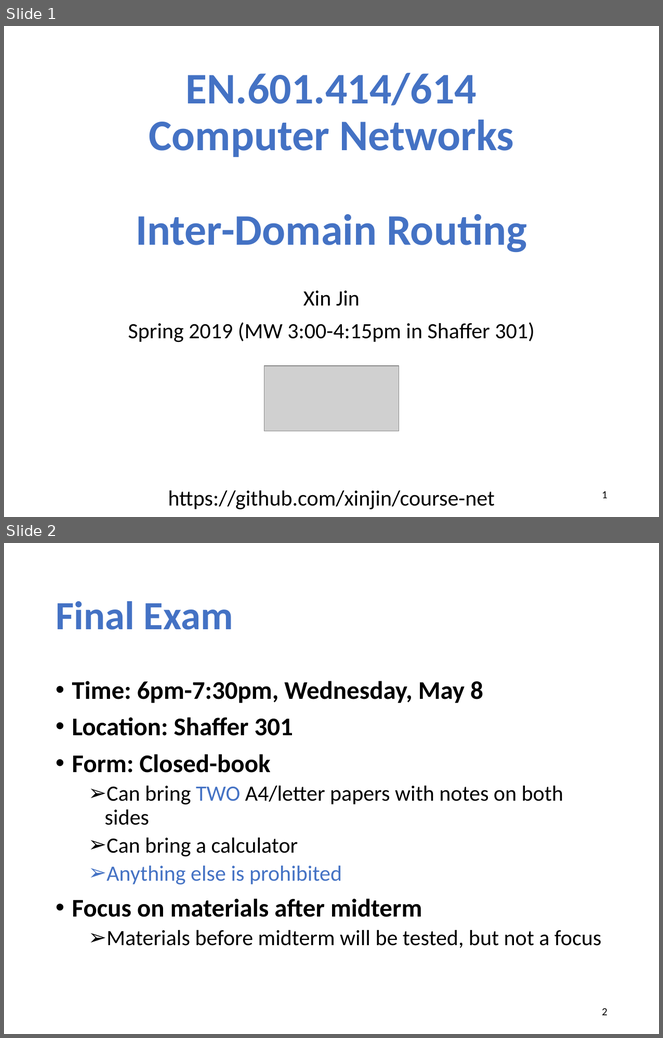
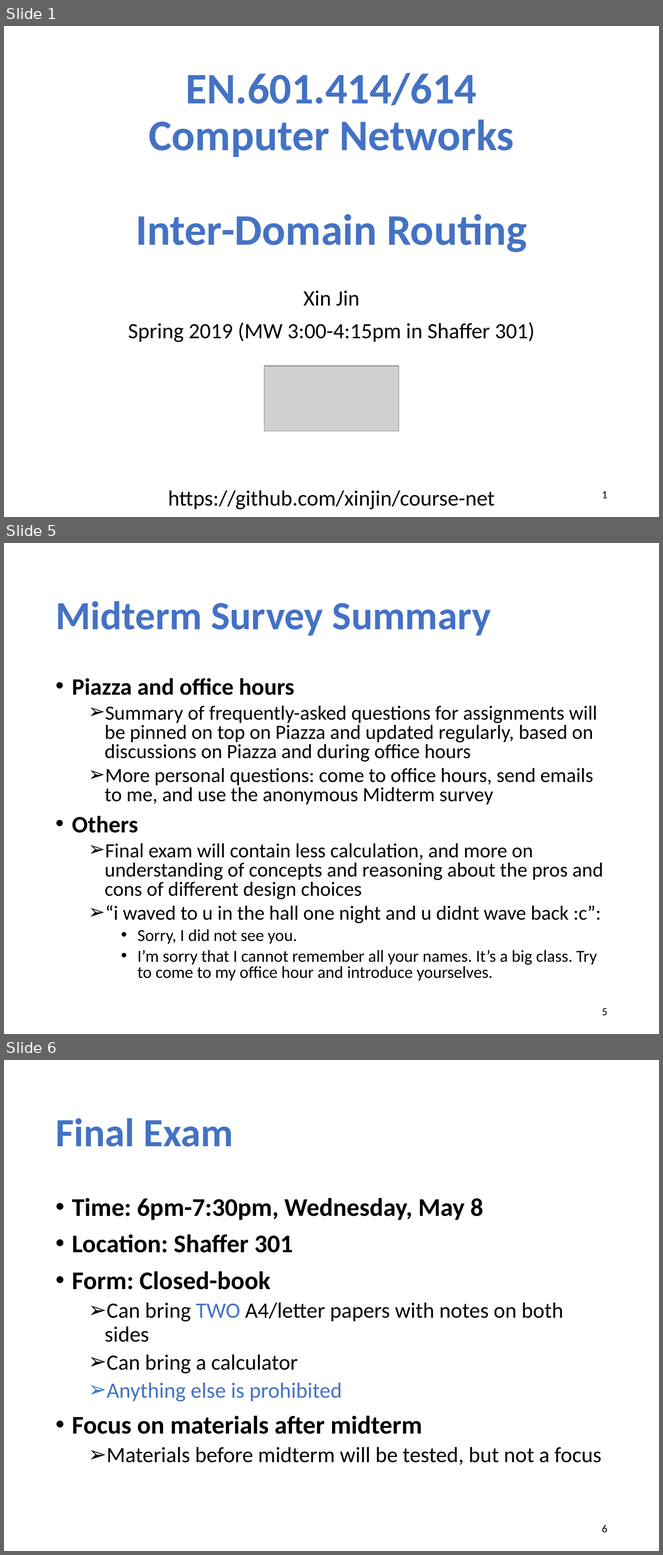
Before and after one commit to xinjin/course-net, a slide deck: slides/lec14_interdomain.pptx. Shown one above the other, each under a label of ours: slides 1 and 2 before the commit, slides 1, 5 and 6 after it; the slides between them are not shown. The pictures are 663x1038 and 663x1555 pixels, drawn with LibreOffice and Linux fonts; fonts in the diff are those of the drawing; grey boxes stand for pictures. Boxes give left, top, right and bottom in pixels: in the first picture for what was removed or moved away, otherwise in the second. Text is boxed around its words. In the diff, an @@ line names an element or a change of style, - is before the commit and + after.

```diff
--- a/slides/lec14_interdomain.pptx
+++ b/slides/lec14_interdomain.pptx
@@ slide 5 added at (4,543,659,1034), background #FFFFFF @@
@@ title added at (55,601,491,636), 44 pt, text #4472C4, bold @@
+Midterm Survey Summary
@@ text added at (72,678,603,981), 22.2 pt, text #000000 @@
+• Piazza and office hours
+  ➢ Summary of frequently-asked questions for assignments will be pinned on top on Piazza and updated regularly, based on discussions on Piazza and during office hours
+  ➢ More personal questions: come to office hours, send emails to me, and use the anonymous Midterm survey
+• Others
+  ➢ Final exam will contain less calculation, and more on understanding of concepts and reasoning about the pros and cons of different design choices
+  ➢ “i waved to u in the hall one night and u didnt wave back :c”:
+    • Sorry, I did not see you.
+    • I’m sorry that I cannot remember all your names. It’s a big class. Try to come to my office hour and introduce yourselves.
@@ page number added at (602,1008,608,1016), 12 pt, text #000000 @@
+5
@@ what was slide 2 is now slide 6 @@
@@ page number at (602,1525,608,1533): text changed @@
-2
+6
```
Also in this commit, not shown: 1 slide changed, 3 other slides added, 1 slide removed.
